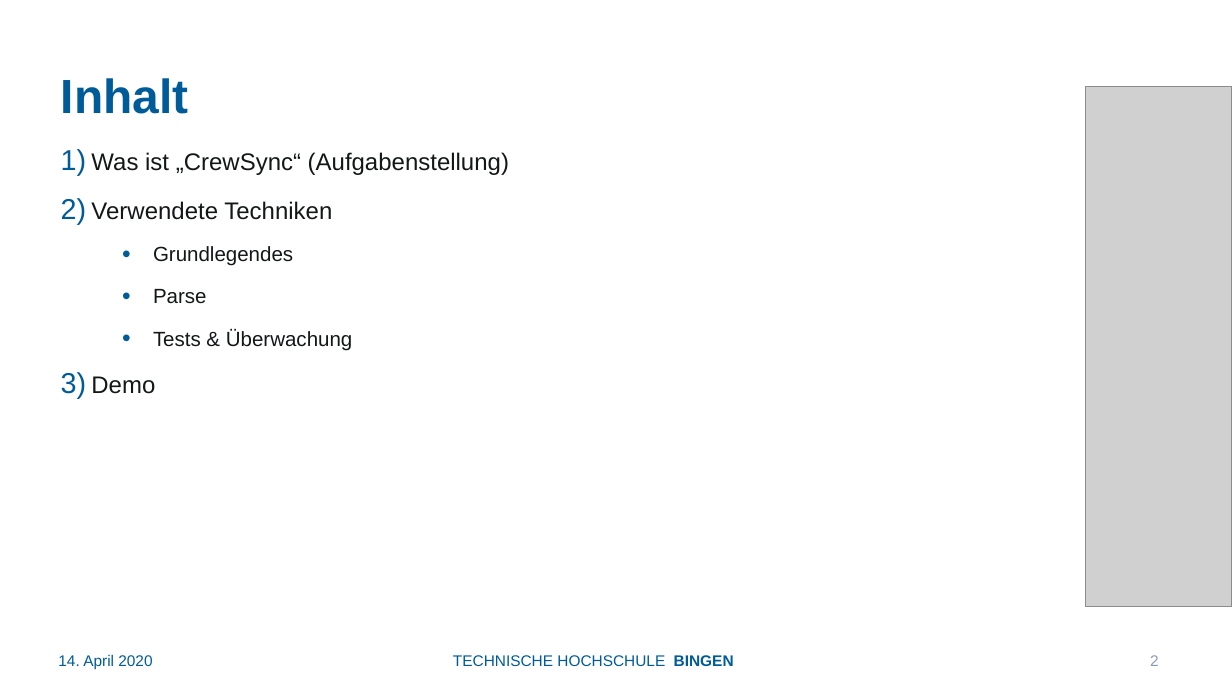
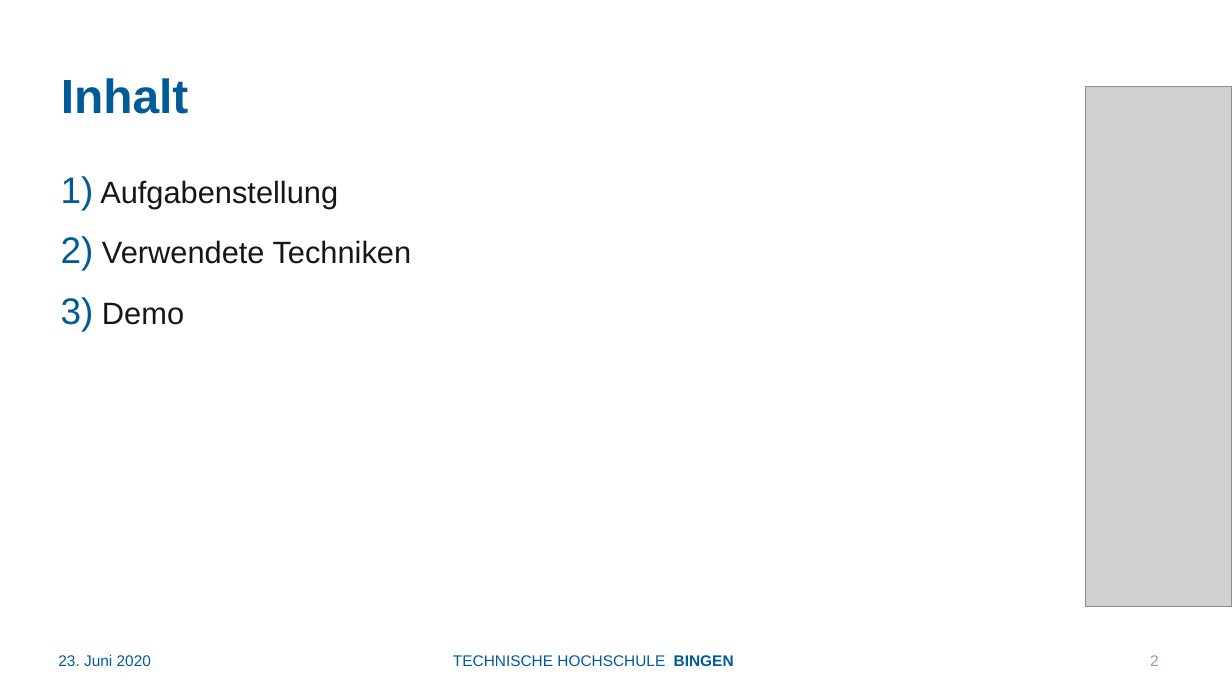
Before and after one commit to jnikodemus/projectearlybird, a slide deck: slide 2 of presentation/PraesentationAndroidWS2019.pptx. Drawn at 1232x693 pixels with LibreOffice and Linux fonts; fonts in the diff are those of the drawing; grey boxes stand for pictures. Boxes give left, top, right and bottom in pixels: in the first picture for what was removed or moved away, otherwise in the second. Text is boxed around its words. In the diff, an @@ line names an element or a change of style, - is before the commit and + after.

```diff
--- a/presentation/PraesentationAndroidWS2019.pptx
+++ b/presentation/PraesentationAndroidWS2019.pptx
@@ text "Aufgabenstellung": place and size @@
-text "Aufgabenstellung" at <box>91,152,509,394</box>
+text "Aufgabenstellung" at <box>100,180,412,325</box>
@@ text at <box>100,180,338,208</box>: text changed; size 14 to 18 pt @@
-1) Was ist „CrewSync“ (Aufgabenstellung)
+1) Aufgabenstellung
@@ text at <box>102,240,412,325</box>: size 14 to 18 pt in "Verwendete Techniken", "Demo" @@
@@ text at <box>153,246,352,350</box>: paragraphs removed @@
-  • Grundlegendes
-  • Parse
-  • Tests & Überwachung
@@ text at <box>58,654,151,666</box>: text changed @@
-14. April 2020
+23. Juni 2020
```
Also in this commit, not shown: 4 other slides changed, 1 slide added, 1 slide removed.
